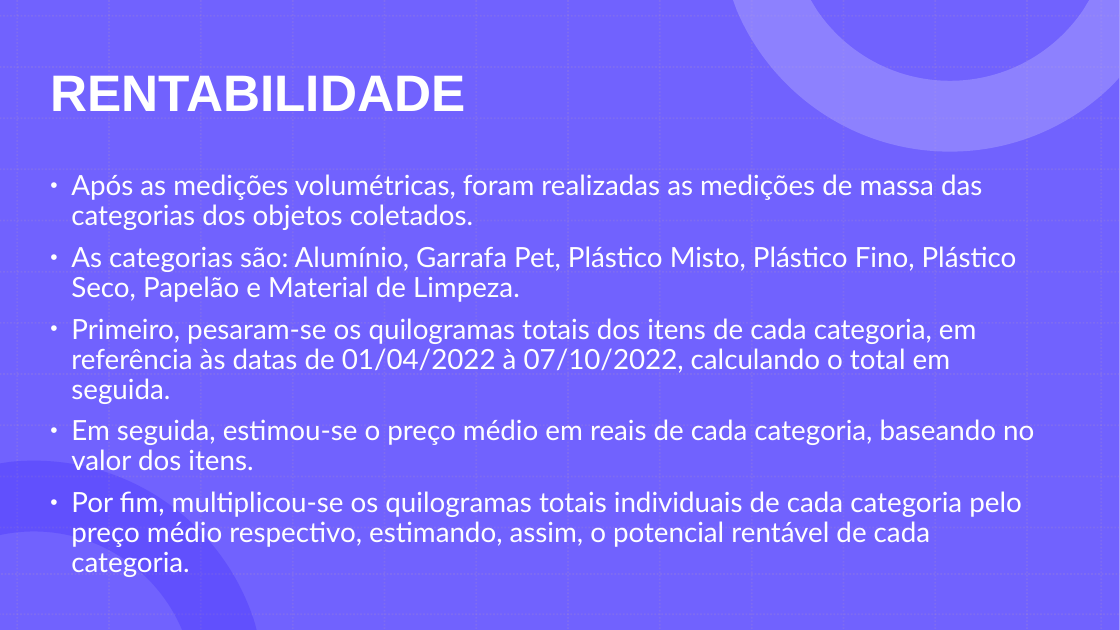
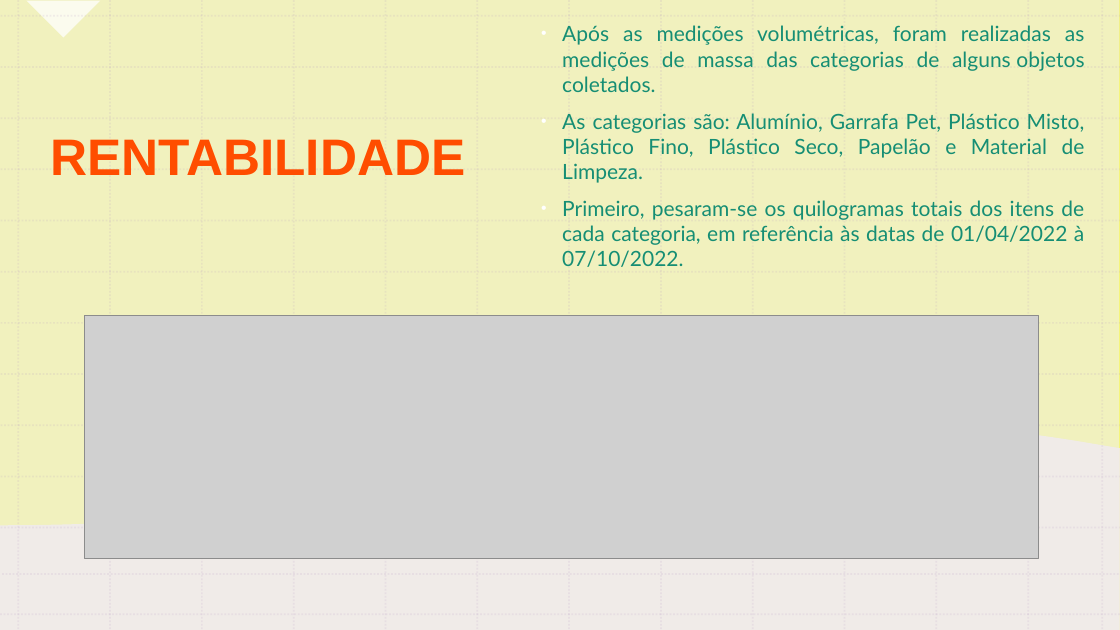
Before and after one commit to GabrielDSS0/ETEC-Coisas-Escolares, a slide deck: slide 26 of 1 etim ds 2022/EAMT/Trabalho Acadêmico/Relatório (a importância dos ecopontos)/A importância da separação dos recicláveis 3/Ecopontos - EAMT.pptx. Drawn at 1120x630 pixels with LibreOffice and Linux fonts; fonts in the diff are those of the drawing; grey boxes stand for pictures. Boxes give left, top, right and bottom in pixels: in the first picture for what was removed or moved away, otherwise in the second. Text is boxed around its words. In the diff, an @@ line names an element or a change of style, - is before the commit and + after.

```diff
--- a/1 etim ds 2022/EAMT/Trabalho Acadêmico/Relatório (a importância dos ecopontos)/A importância da separação dos recicláveis 3/Ecopontos - EAMT.pptx
+++ b/1 etim ds 2022/EAMT/Trabalho Acadêmico/Relatório (a importância dos ecopontos)/A importância da separação dos recicláveis 3/Ecopontos - EAMT.pptx
@@ background #FFFFFF to #FFFF00 @@
@@ rectangle removed at [0, 0, 1120, 630] @@
@@ rectangle added at [0, 0, 1120, 630], fill #FFFF00 @@
@@ rectangle added at [0, 0, 1120, 630], fill #EEEEEE at 80% opacity @@
@@ right triangle added at [26, 0, 100, 38], fill #FFFFFF at 75% opacity @@
@@ text "Após as medições volumétricas, foram ...": place and size @@
-text "Após as medições volumétricas, foram ..." at [71, 174, 1034, 577]
+text "Após as medições volumétricas, foram ..." at [562, 25, 1085, 267]
@@ text "Após as medições volumétricas, foram ..." at [562, 25, 1085, 267]: vertical alignment top to middle @@
@@ text at [562, 25, 1085, 92]: text changed; size 23.8 to 18 pt; text colour #FFFFFF to #178E74 @@
-• Após as medições volumétricas, foram realizadas as medições de massa das categorias dos objetos coletados.
+• Após as medições volumétricas, foram realizadas as medições de massa das categorias de alguns objetos coletados.
@@ title "RENTABILIDADE": place and size @@
-title "RENTABILIDADE" at [50, 75, 465, 111]
+title "RENTABILIDADE" at [50, 139, 465, 175]
@@ title "RENTABILIDADE" at [50, 139, 465, 175]: text colour #FFFFFF to #FF4D00 @@
@@ text at [562, 113, 1085, 183]: size 23.8 to 18 pt, text colour #FFFFFF to #178E74 in "As categorias são: Alumínio, Garrafa Pet, Plástico ..."; alignment left to justified; line spacing 0.9 to 1 @@
@@ text at [562, 200, 1084, 267]: text changed; size 23.8 to 18 pt; text colour #FFFFFF to #178E74 @@
-• Primeiro, pesaram-se os quilogramas totais dos itens de cada categoria, em referência às datas de 01/04/2022 à 07/10/2022, calculando o total em seguida.
-• Em seguida, estimou-se o preço médio em reais de cada categoria, baseando no valor dos itens.
-• Por fim, multiplicou-se os quilogramas totais individuais de cada categoria pelo preço médio respectivo, estimando, assim, o potencial rentável de cada categoria.
+• Primeiro, pesaram-se os quilogramas totais dos itens de cada categoria, em referência às datas de 01/04/2022 à 07/10/2022.
@@ picture added at [84, 315, 1038, 559] @@
@@ freeform shape added at [0, 418, 1120, 630], fill #F0EAF3 at 80% opacity @@
@@ group added at [0, 0, 1120, 630]: 26 lines @@
```
Also in this commit, not shown: 18 other slides changed, 9 slides added, 9 slides removed, 1 other file.
